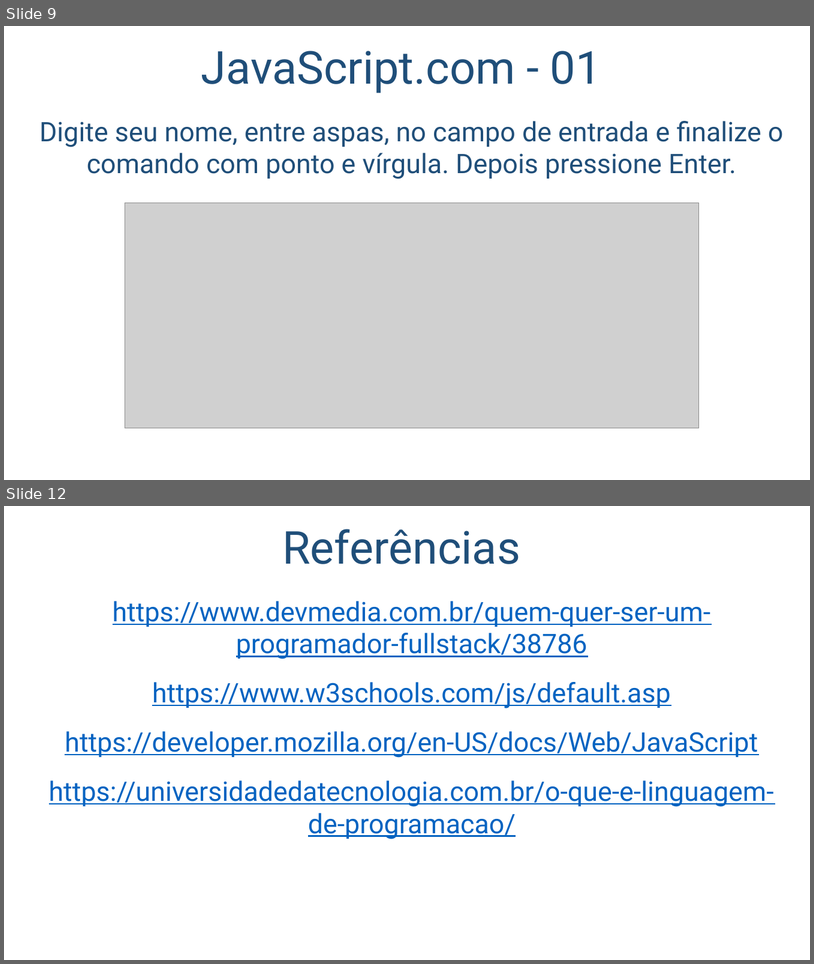
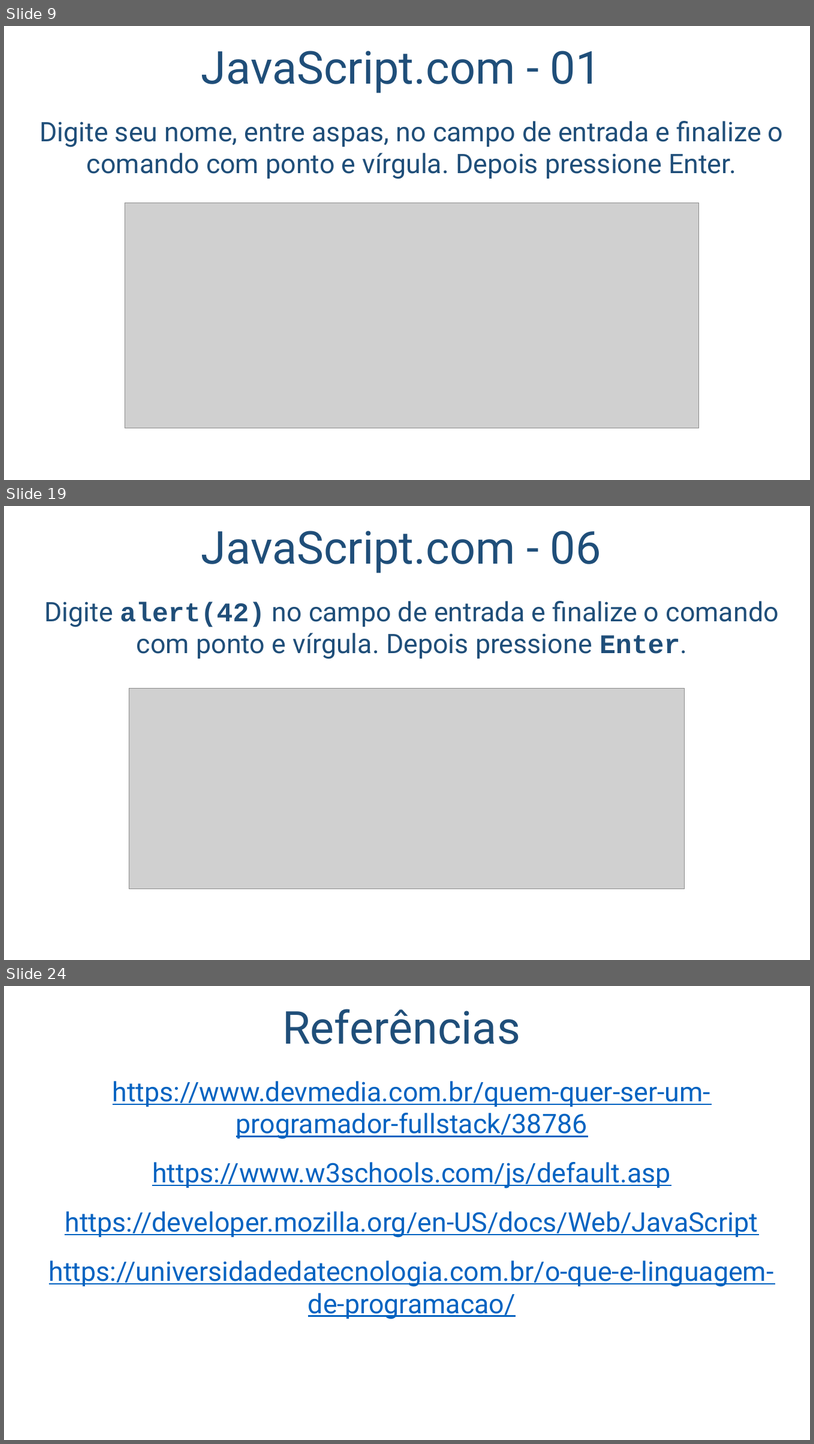
Before and after one commit to salmo-jr/public-slides, a slide deck: javascript-introducao.pptx. Shown one above the other, each under a label of ours: slides 9 and 12 before the commit, slides 9, 19 and 24 after it; the slides between them are not shown. The pictures are 814x964 and 814x1444 pixels, drawn with LibreOffice and Linux fonts; fonts in the diff are those of the drawing; grey boxes stand for pictures; background and template pictures are left out. Boxes give left, top, right and bottom in pixels: in the first picture for what was removed or moved away, otherwise in the second. Text is boxed around its words. In the diff, an @@ line names an element or a change of style, - is before the commit and + after.

```diff
--- a/javascript-introducao.pptx
+++ b/javascript-introducao.pptx
@@ slide 19 added at [4,506,810,960], background picture (left out) @@
@@ title added at [201,531,602,573], 54 pt, text #1F4E79 @@
+JavaScript.com - 06
@@ text added at [44,601,779,659], 32 pt, text #1F4E79 @@
+Digite alert(42) no campo de entrada e finalize o comando com ponto e vírgula. Depois pressione Enter.
@@ picture added at [129,688,685,888] @@
@@ what was slide 12 is now slide 24 @@
```
Also in this commit, not shown: 3 slides changed, 11 other slides added.
